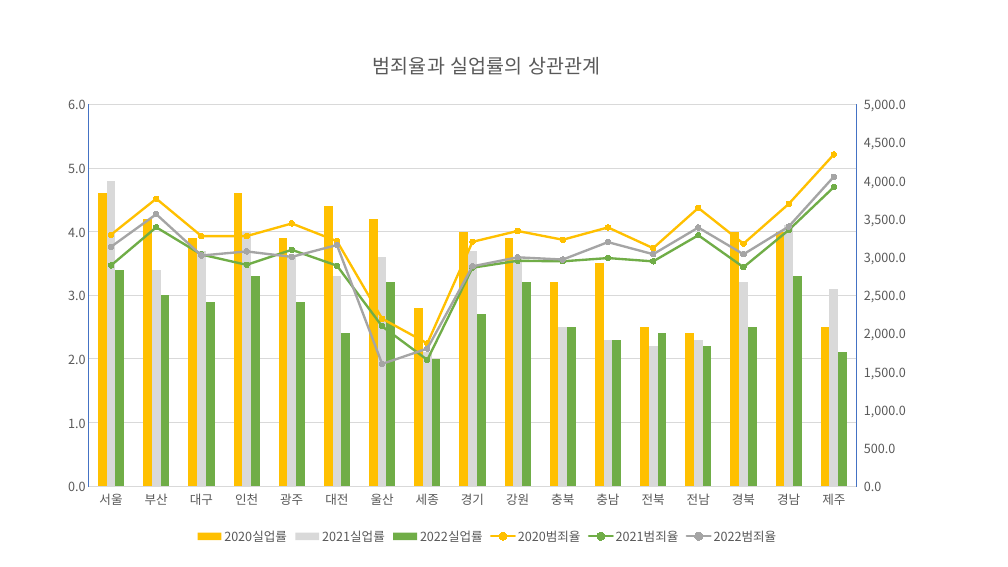
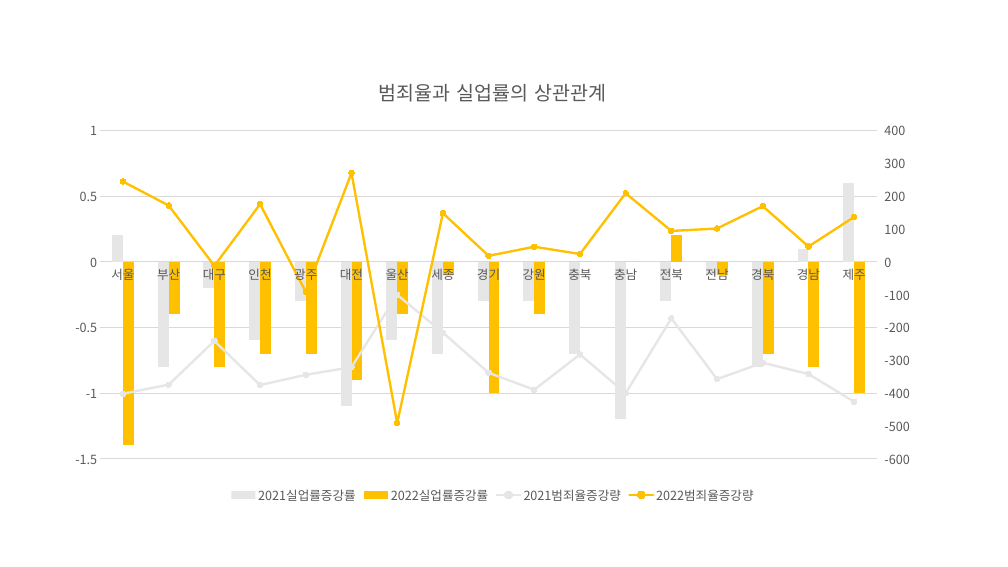
Before and after one commit to KDW8979/KDW, a slide deck: slide 4 of EX_PANDAS06/DAY05/범죄율과 경제지표의 상관관계.pptx. Drawn at 1008x567 pixels with LibreOffice and Linux fonts; fonts in the diff are those of the drawing. Boxes give left, top, right and bottom in pixels: in the first picture for what was removed or moved away, otherwise in the second. Text is boxed around its words. In the diff, an @@ line names an element or a change of style, - is before the commit and + after.

```diff
--- a/EX_PANDAS06/DAY05/범죄율과 경제지표의 상관관계.pptx
+++ b/EX_PANDAS06/DAY05/범죄율과 경제지표의 상관관계.pptx
@@ column chart at [58, 59, 928, 507] @@
-2020실업률: 4.6, 4.2, 3.9, 4.6, 3.9, 4.4, 4.2, 2.8, 4, 3.9, 3.2, 3.5, 2.5, 2.4, 4, 4, 2.5
+2021실업률증강률: 0.2, -0.8, -0.2, -0.6, -0.3, -1.1, -0.6, -0.7, -0.3, -0.3, -0.7, -1.2, -0.3, -0.1, -0.8, 0.1, 0.6
@@ colour of 2021실업률증강률 #FFC000 to #E7E6E6 @@
-2021실업률: 4.8, 3.4, 3.7, 4, 3.6, 3.3, 3.6, 2.1, 3.7, 3.6, 2.5, 2.3, 2.2, 2.3, 3.2, 4.1, 3.1
+2022실업률증강률: -1.4, -0.4, -0.8, -0.7, -0.7, -0.9, -0.4, -0.1, -1, -0.4, 0, 0, 0.2, -0.1, -0.7, -0.8, -1
@@ colour of 2022실업률증강률 #D9D9D9 to #FFC000 @@
-2022실업률: 3.4, 3, 2.9, 3.3, 2.9, 2.4, 3.2, 2, 2.7, 3.2, 2.5, 2.3, 2.4, 2.2, 2.5, 3.3, 2.1
+2021범죄율증강량: -400, -370, -240, -380, -340, -320, -100, -220, -340, -390, -280, -400, -170, -360, -310, -340, -430
@@ colour of 2021범죄율증강량 #70AD47 to #E7E6E6 @@
-2020범죄율: 3300, 3800, 3300, 3300, 3400, 3200, 2200, 1900, 3200, 3300, 3200, 3400, 3100, 3600, 3200, 3700, 4300
+2022범죄율증강량: 240, 170, -10, 180, -90, 270, -490, 150, 20, 50, 20, 210, 90, 100, 170, 50, 140
-2021범죄율: 2900, 3400, 3000, 2900, 3100, 2900, 2100, 1700, 2900, 3000, 2900, 3000, 2900, 3300, 2900, 3400, 3900
-2022범죄율: 3100, 3600, 3000, 3100, 3000, 3200, 1600, 1800, 2900, 3000, 3000, 3200, 3000, 3400, 3000, 3400, 4100
@@ value axis changed @@
@@ column chart: place and size @@
-column chart at [51, 30, 924, 549]
+column chart at [58, 59, 928, 507]
```
Also in this commit, not shown: 8 other slides changed, 1 slide added, 21 other files.
